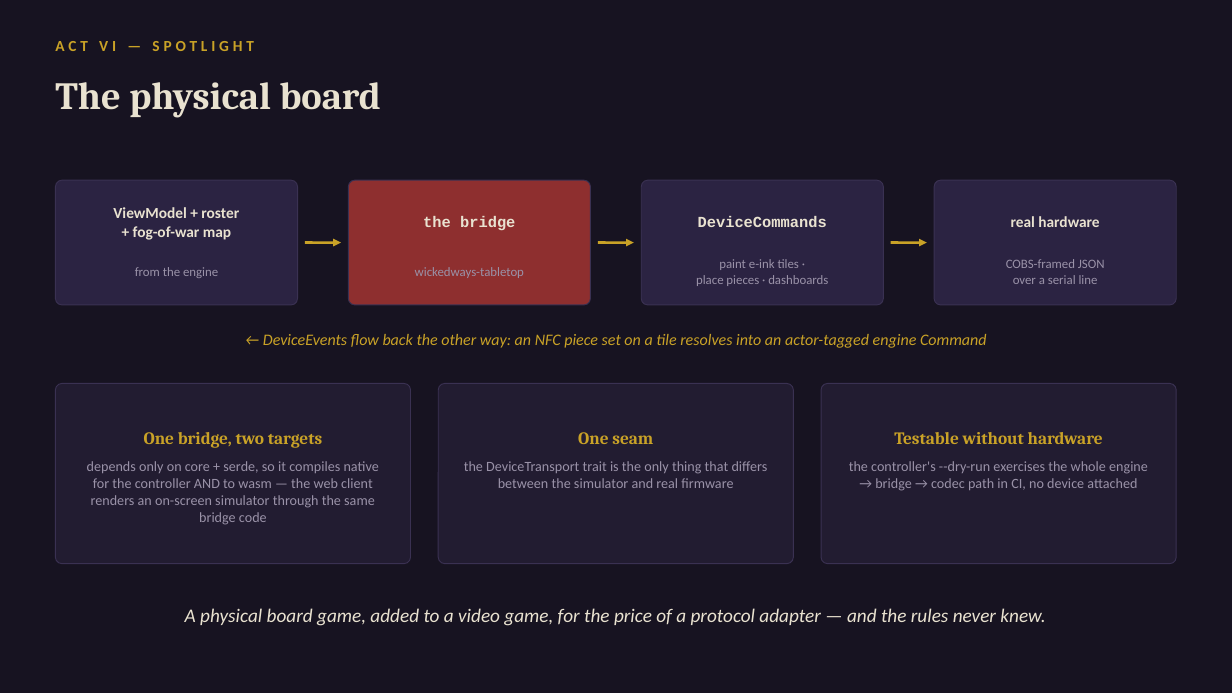
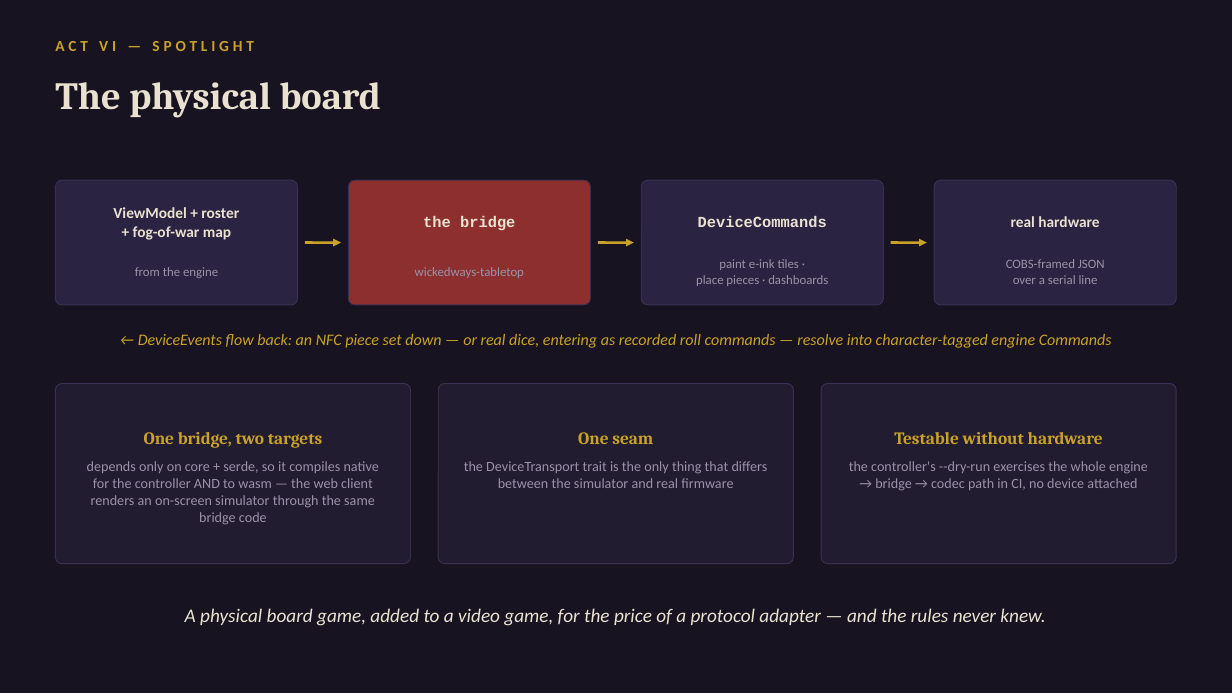
Before and after one commit to daniel0mullins/WickedWays, a slide deck: slide 17 of docs/talks/decks/04-deep-dive.pptx. Drawn at 1232x693 pixels with LibreOffice and Linux fonts; fonts in the diff are those of the drawing. Boxes give left, top, right and bottom in pixels: in the first picture for what was removed or moved away, otherwise in the second. Text is boxed around its words. In the diff, an @@ line names an element or a change of style, - is before the commit and + after.

```diff
--- a/docs/talks/decks/04-deep-dive.pptx
+++ b/docs/talks/decks/04-deep-dive.pptx
@@ text at (x1=138, y1=334, x2=1112, y2=348): text changed @@
-← DeviceEvents flow back the other way: an NFC piece set on a tile resolves into an actor-tagged engine Command
+← DeviceEvents flow back: an NFC piece set down — or real dice, entering as recorded roll commands — resolve into character-tagged engine Commands
```
Also in this commit, not shown: 9 other slides changed, 7 other files.
